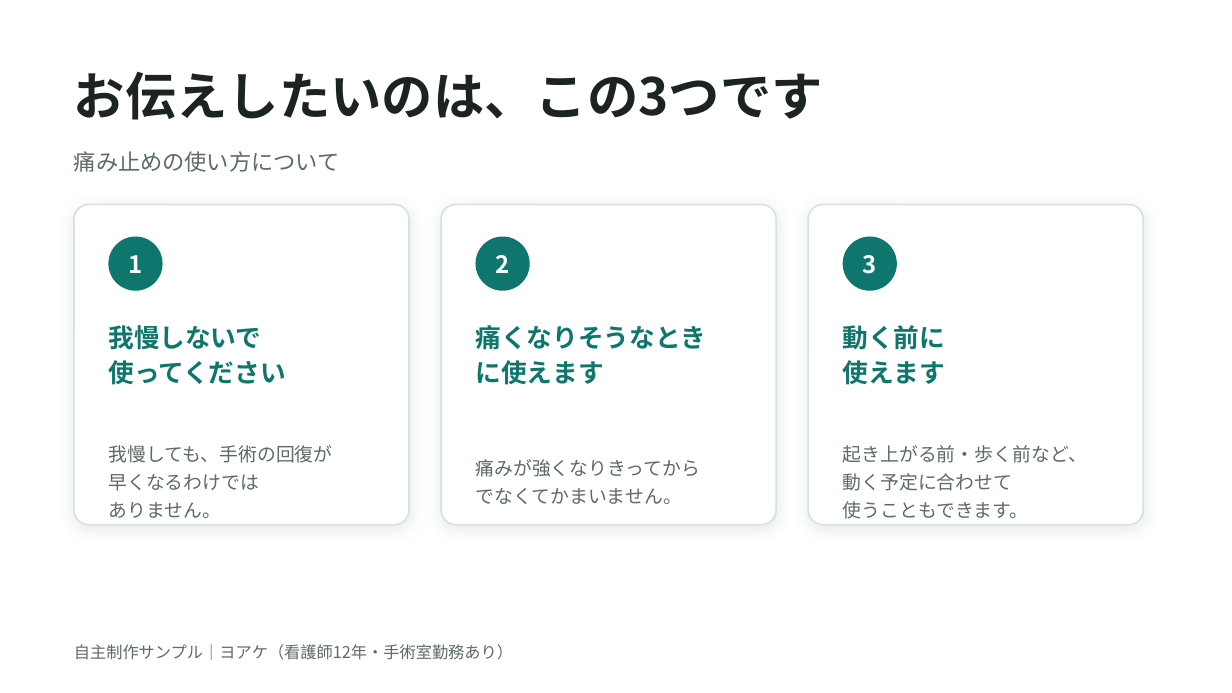
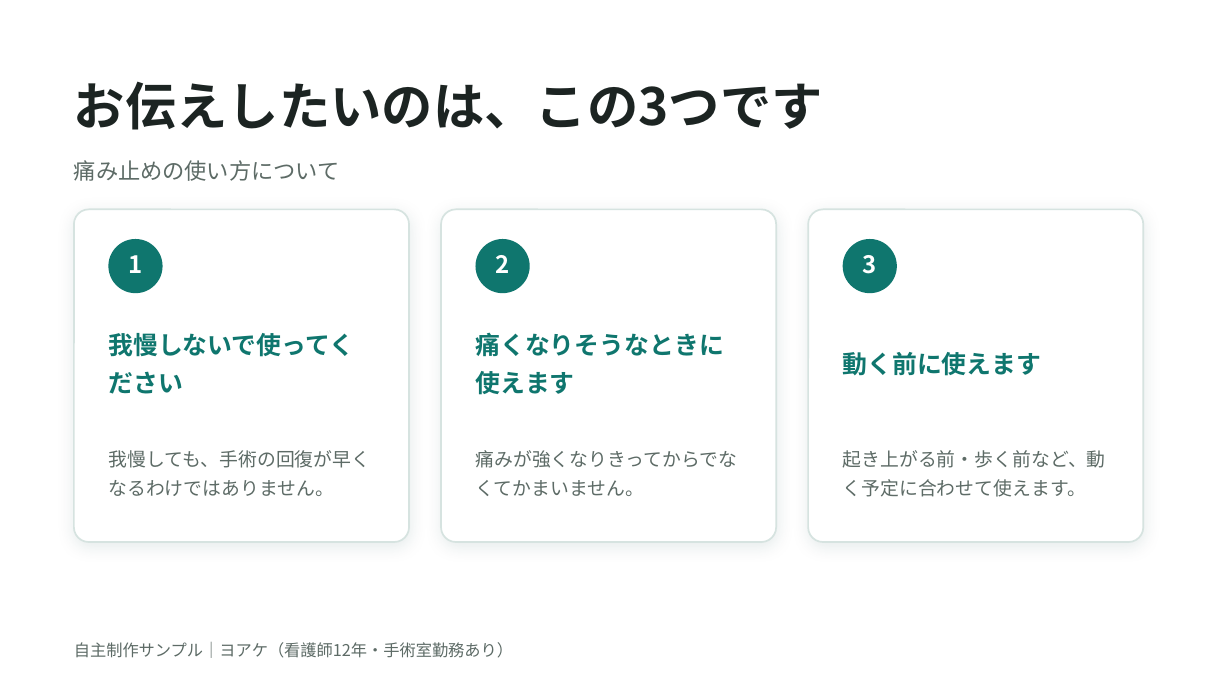
Before and after one commit to yoake-writer/yoake-writer.github.io, a slide deck: slide 3 of works/shiryo/術後の痛みの説明資料_サンプル_ヨアケ.pptx. Drawn at 1232x693 pixels with LibreOffice and Linux fonts; fonts in the diff are those of the drawing. Boxes give left, top, right and bottom in pixels: in the first picture for what was removed or moved away, otherwise in the second. Text is boxed around its words. In the diff, an @@ line names an element or a change of style, - is before the commit and + after.

```diff
--- a/works/shiryo/術後の痛みの説明資料_サンプル_ヨアケ.pptx
+++ b/works/shiryo/術後の痛みの説明資料_サンプル_ヨアケ.pptx
@@ text "お伝えしたいのは、この3つです" at (x1=74, y1=81, x2=823, y2=130): line spacing 1 to 44pt @@
@@ text "痛み止めの使い方について" at (x1=74, y1=160, x2=340, y2=181): line spacing 1 to 19pt @@
@@ rounded rectangle resized from (x1=74, y1=205, x2=409, y2=525) to (x1=74, y1=209, x2=409, y2=542) @@
@@ rounded rectangle resized from (x1=441, y1=205, x2=776, y2=525) to (x1=441, y1=209, x2=776, y2=542) @@
@@ proportions changed in 3 elements at (x1=441, y1=209, x2=776, y2=542), (x1=74, y1=209, x2=409, y2=542), (x1=808, y1=209, x2=1143, y2=542) @@
@@ rounded rectangle resized from (x1=808, y1=205, x2=1143, y2=525) to (x1=808, y1=209, x2=1143, y2=542) @@
@@ text at (x1=108, y1=333, x2=354, y2=394): text changed; size 15 to 14.5 pt @@
-我慢しないで
-使ってください
+我慢しないで使ってください
@@ text at (x1=475, y1=332, x2=723, y2=395): text changed; size 15 to 14.5 pt @@
-痛くなりそうなとき
-に使えます
+痛くなりそうなときに使えます
@@ text at (x1=843, y1=352, x2=1042, y2=376): text changed; size 15 to 14.5 pt @@
-動く前に
-使えます
+動く前に使えます
@@ text at (x1=108, y1=450, x2=370, y2=496): text changed @@
-我慢しても、手術の回復が
-早くなるわけでは
-ありません。
+我慢しても、手術の回復が早くなるわけではありません。
@@ text at (x1=475, y1=450, x2=737, y2=496): text changed @@
-痛みが強くなりきってから
-でなくてかまいません。
+痛みが強くなりきってからでなくてかまいません。
@@ text at (x1=843, y1=450, x2=1106, y2=497): text changed @@
-起き上がる前・歩く前など、
-動く予定に合わせて
-使うこともできます。
+起き上がる前・歩く前など、動く予定に合わせて使えます。
@@ line spacing 1 to 14pt in 4 elements at (x1=128, y1=255, x2=142, y2=273), (x1=496, y1=255, x2=510, y2=273), (x1=863, y1=255, x2=877, y2=274), (x1=74, y1=642, x2=513, y2=658) @@
```
Also in this commit, not shown: 6 other slides changed, 8 other files.
